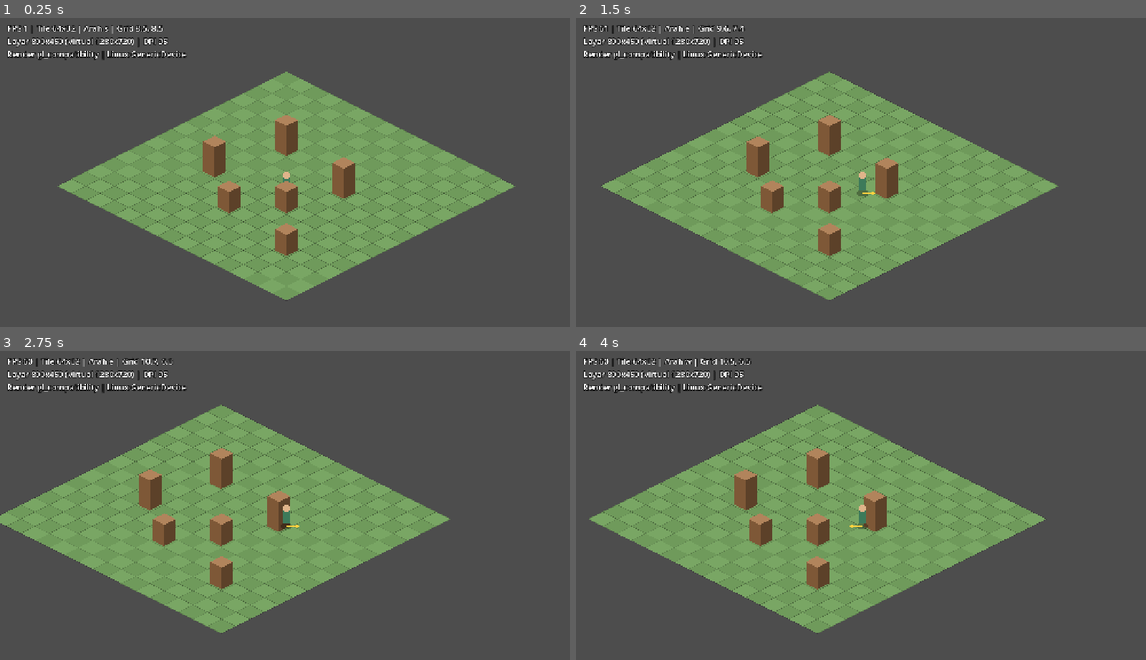
Above: before the commit, frames 1-4 (two rows, left to right).
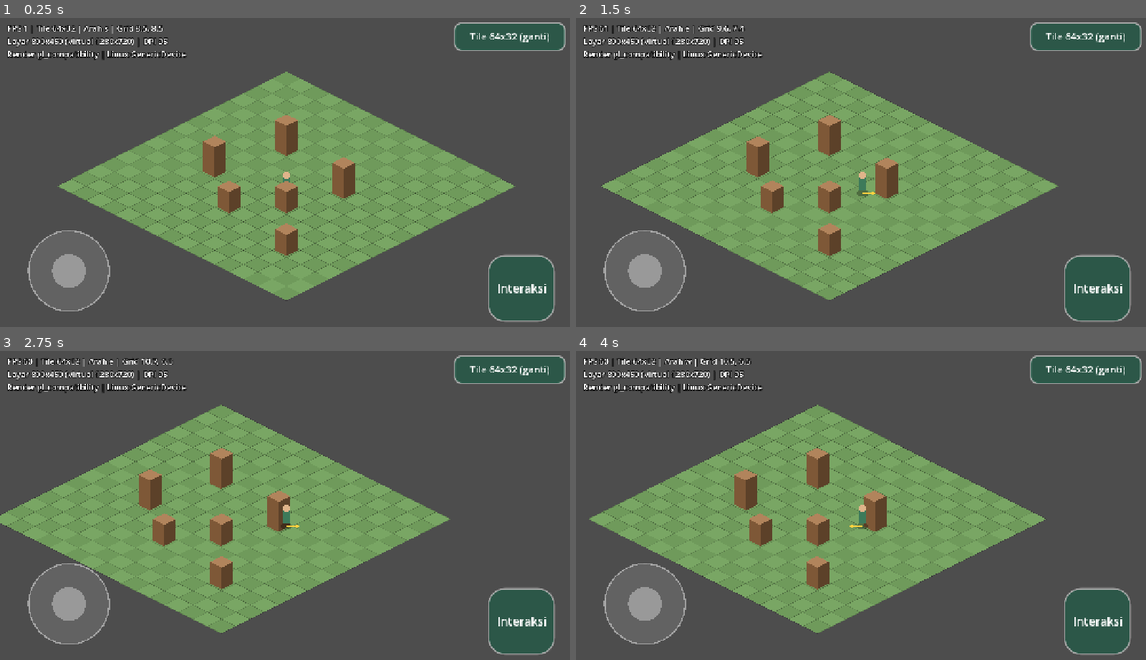
Above: after the commit, the same moments.

Repository: hadydaw/tabib-tradisional
Game: Godot game, scene res://scenes/proto/iso_test.tscn
The game is run twice, just before and just after one commit, with the same random seed, the same clock (stepped at 60 frames per second) and the same inputs.
Inputs (mouse positions are in pixels of both pictures, inside the frame that each line leads up to):
- Up to frame 1 (0.25 s): no input
- Up to frame 2 (1.5 s): tap Enter at 0.5 s; move the mouse to (986, 163) at 0.52 s; hold Right (ui_right) 0.53-1.25 s; click (986, 163) at 0.67 s; drag from (747, 194) to (832, 243) at 1.27 s
- Up to frame 3 (2.75 s): tap Space at 2 s; move the mouse to (342, 440) at 2.02 s; hold Right (ui_right) from 2.03 s (still down)
- Up to frame 4 (4 s): release Right (ui_right) at 2.75 s; drag from (832, 576) to (690, 462) at 2.77 s; tap Enter at 3.5 s; move the mouse to (1032, 561) at 3.52 s; hold Left (ui_left) from 3.53 s (still down)

The runs differ from the first frame. In frame 1, 4.9% of the frame differs, in the area x 4-100%, y 1-99%; in frame 2, 4.9%; in frame 3, 4.9%; in frame 4, 4.9%.
Error before the commit: Invalid access to property or key 'vector_changed' on a base object of type 'VirtualJoystick'. (res://scenes/proto/iso_test.gd:128)

Commit message:
Perbaiki: ganti nama kelas VirtualJoystick (bentrok dengan kelas native Godot 4.7) menjadi TouchJoystick
Co-Authored-By: Claude Sonnet 5.5 <noreply@anthropic.com>
Claude-Session: https://claude.ai/code/session_011EntzYKGwFU1FX7pvc1uqi

Diff:
--- a/game/scenes/proto/iso_test.gd
+++ b/game/scenes/proto/iso_test.gd
@@ -23,7 +23,7 @@
 var _facing: int = 0
 var _joy: Vector2 = Vector2.ZERO
 
-var _joystick: VirtualJoystick
+var _joystick: TouchJoystick
 var _btn_interact: TouchActionButton
 var _btn_tile: TouchActionButton
 var _info: Label
@@ -124,7 +124,7 @@
 	_toast.modulate.a = 0.0
 	layer.add_child(_toast)
 
-	_joystick = VirtualJoystick.new()
+	_joystick = TouchJoystick.new()
 	_joystick.vector_changed.connect(func(v: Vector2) -> void: _joy = v)
 	layer.add_child(_joystick)
 
--- a/game/ui/virtual_input/virtual_joystick.gd
+++ b/game/ui/virtual_input/touch_joystick.gd
@@ -1,4 +1,4 @@
-class_name VirtualJoystick
+class_name TouchJoystick
 extends Control
 ## Joystick virtual multi-touch. Membaca InputEventScreenTouch/Drag langsung (bukan
 ## event mouse), sehingga bisa dipakai bersamaan dengan TouchActionButton.
